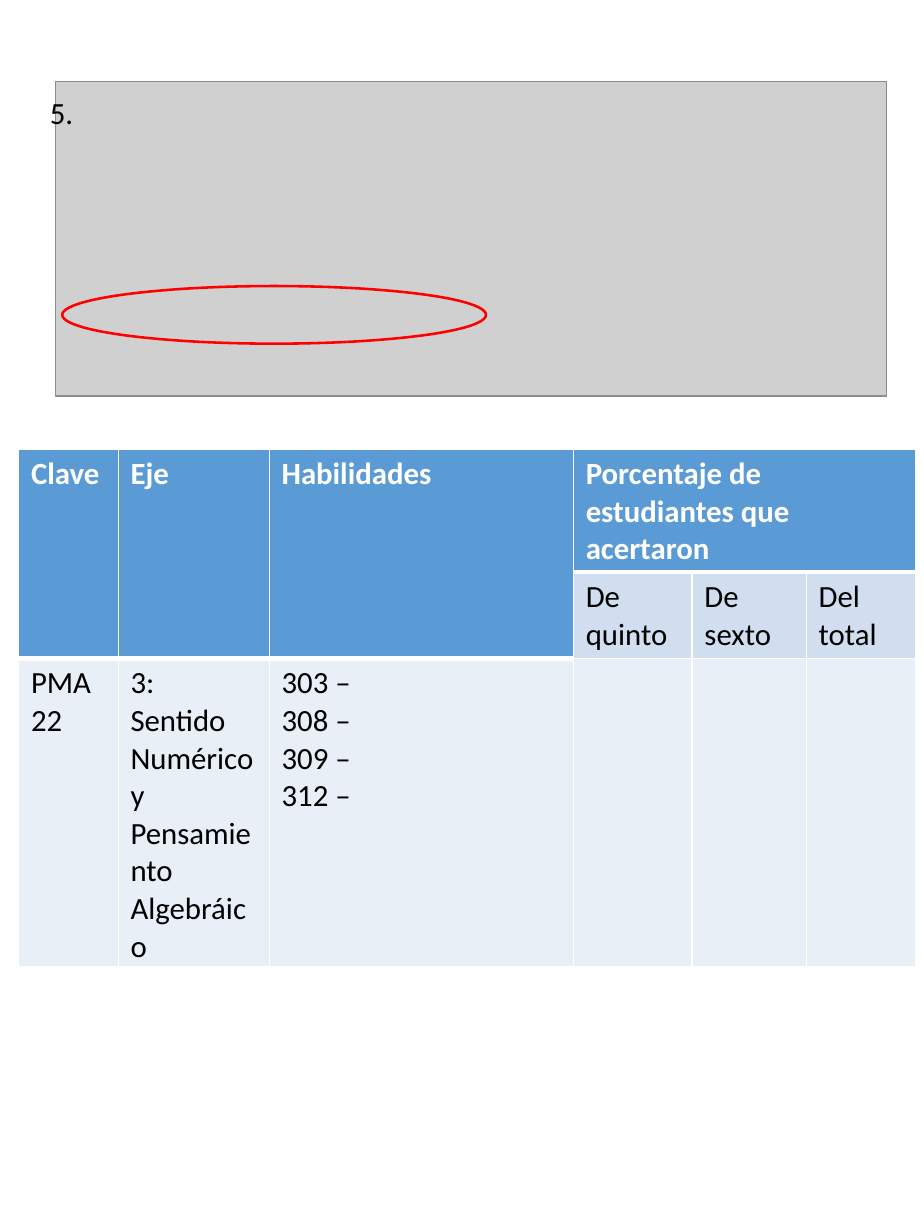
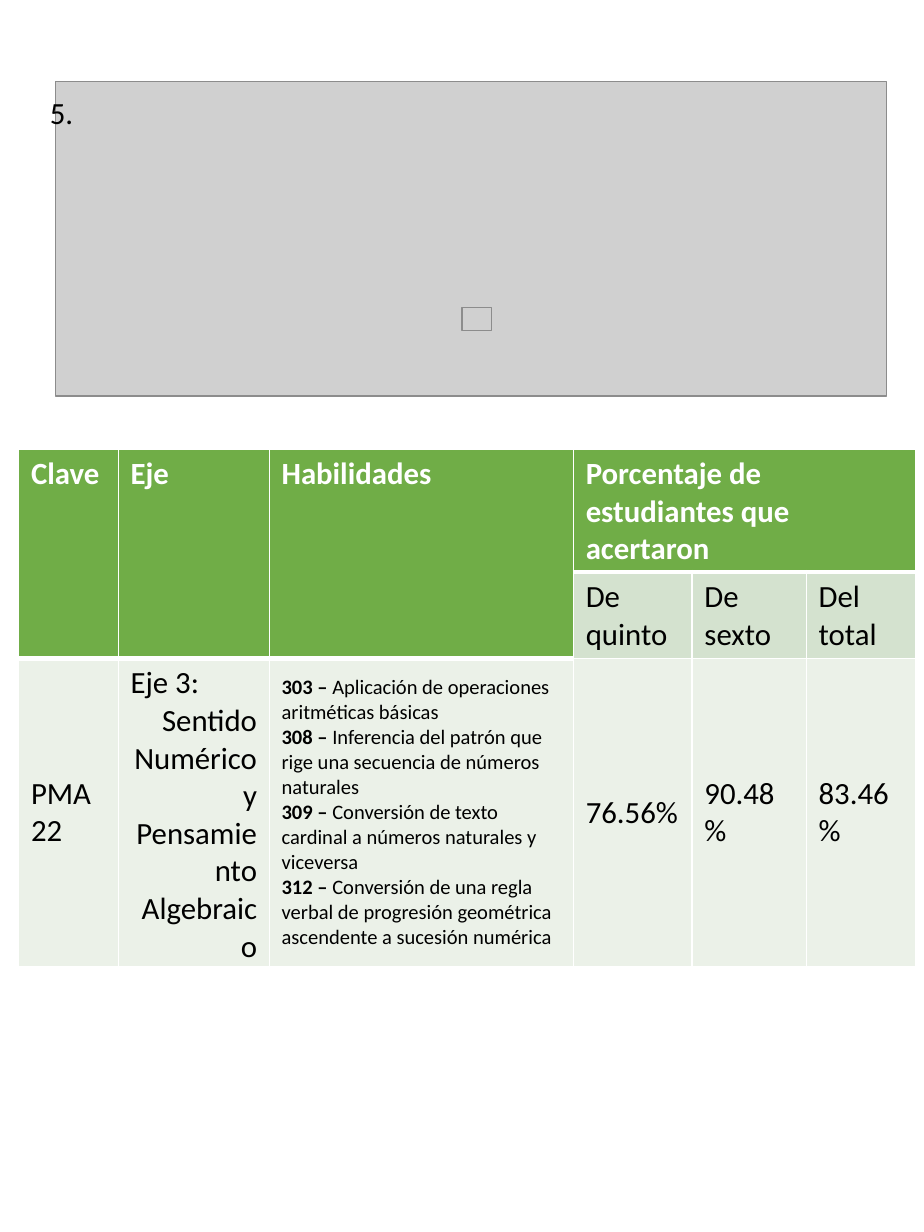
Before and after one commit to Adrifelcha/afchavez-019, a slide deck: slide 8 of Lancaster/Reporte_02_Q-Preliminar/Info_per_Item.pptx. Drawn at 924x1232 pixels with LibreOffice and Linux fonts; fonts in the diff are those of the drawing; grey boxes stand for pictures. Boxes give left, top, right and bottom in pixels: in the first picture for what was removed or moved away, otherwise in the second. Text is boxed around its words. In the diff, an @@ line names an element or a change of style, - is before the commit and + after.

```diff
--- a/Lancaster/Reporte_02_Q-Preliminar/Info_per_Item.pptx
+++ b/Lancaster/Reporte_02_Q-Preliminar/Info_per_Item.pptx
@@ ellipse removed at <box>63,286,487,344</box> @@
@@ picture added at <box>462,307,492,330</box> @@
@@ table at <box>18,448,917,948</box> @@
-row 3: PMA22 | 3: / Sentido Numérico y Pensamiento Algebráico | 303 – / 308 – / 309 – / 312 – |  |  | 
+row 3: PMA22 | Eje 3: / Sentido Numérico y Pensamiento Algebraico | 303 – Aplicación de operaciones aritméticas básicas / 308 – Inferencia del patrón que rige una secuencia de números naturales / 309 – Conversión de texto cardinal a números naturales y viceversa / 312 – Conversión de una regla verbal de progresión geométrica ascendente a sucesión numérica | 76.56% | 90.48% | 83.46 %
@@ fill #5B9BD5 to #70AD47 in 4 cells @@
@@ fill #D2DEEF to #D5E3CF in 3 cells @@
@@ fill #EAEFF7 to #EBF1E9 in row 3 @@
```
Also in this commit, not shown: 50 other slides changed, 2 other files.
